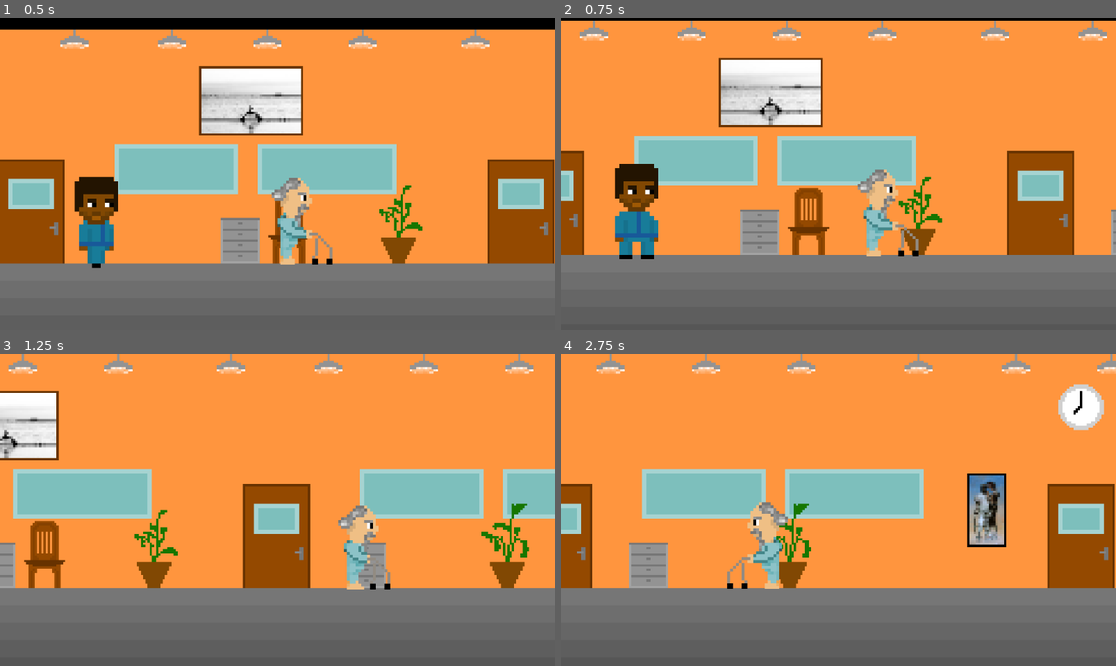
Above: before the commit, frames 1-4 (two rows, left to right).
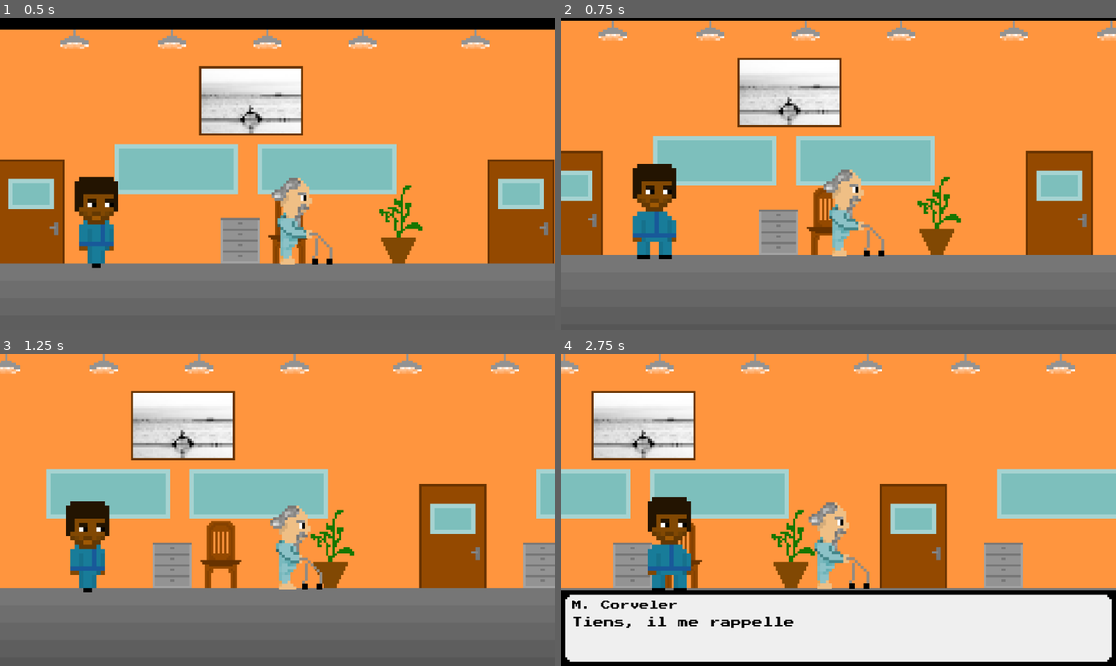
Above: after the commit, the same moments.

Repository: qcorveler/RGAME
Game: Godot game, scene res://Scenes/Levels/LevelIntro.tscn
The game is run twice, just before and just after one commit, with the same random seed, the same clock (stepped at 60 frames per second) and the same inputs. This scene is started directly instead of the project's main scene.
Inputs:
- Up to frame 1 (0.5 s): no input
- Up to frame 2 (0.75 s): tap Enter (ui_accept) at 0.5 s; hold D (move_right) from 0.53 s (still down); hold Enter (ui_accept) from 0.53 s (still down)
- Up to frame 3 (1.25 s): keep holding D (move_right); keep holding Enter (ui_accept); tap Space (jump) at 0.77, 0.8, 1.07 s
- Up to frame 4 (2.75 s): release Enter (ui_accept) at 1.28 s; tap Space (jump) at 1.35, 1.52, 1.82, 2.3 s; tap Enter (ui_accept) at 1.55 s; release D (move_right) at 2.03 s; hold A (move_left) from 2.03 s (still down); hold Q (interact_a) from 2.03 s (still down)

Frame 1 is identical in both runs. In frame 2, 18% of the frame differs, in the area x 1-100%, y 0-78%; in frame 3, 33%; in frame 4, 56%, in the area x 0-100%, y 0-100%.
Error before the commit: Invalid call. Nonexistent function 'size' in base 'Nil'. (res://Scripts/UI/dialogue_panel.gd:43)

Commit message:
Ajout du background, des murs, du sol et des limites de caméra

Diff:
--- a/raf-game/Scenes/Levels/LevelIntro.tscn
+++ b/raf-game/Scenes/Levels/LevelIntro.tscn
@@ -33,17 +33,6 @@
 "speed": 3.0
 }]
 
-[sub_resource type="GDScript" id="GDScript_ibo0l"]
-script/source = "extends AnimatedSprite2D
-
-#func _ready():
-	#var screen_size = get_viewport_rect().size
-	#var tex_size = sprite_frames.get_frame_texture(\"LevelIntro\", 0).get_size()
-	#var ratio = max(screen_size.x / tex_size.x, screen_size.y / tex_size.y)
-	#print(ratio)
-	#scale = Vector2(ratio, ratio)
-"
-
 [sub_resource type="SegmentShape2D" id="SegmentShape2D_jroud"]
 
 [sub_resource type="SegmentShape2D" id="SegmentShape2D_s7lup"]
@@ -63,7 +52,6 @@
 animation = &"LevelIntro"
 autoplay = "LevelIntro"
 centered = false
-script = SubResource("GDScript_ibo0l")
 
 [node name="WallLeft" type="StaticBody2D" parent="World"]
 collision_layer = 2
@@ -99,7 +87,8 @@
 
 [node name="PlayerRafVieux" parent="World" instance=ExtResource("8_jroud")]
 collision_mask = 3
-speed = 1000
+speed = 200
+jump_velocity = 0
 metadata/_edit_group_ = true
 
 [node name="UI" type="CanvasLayer" parent="."]
--- a/raf-game/Scenes/Levels/level_1.tscn
+++ b/raf-game/Scenes/Levels/level_1.tscn
@@ -1,16 +1,75 @@
-[gd_scene load_steps=4 format=3 uid="uid://bmm0ung1idq1m"]
+[gd_scene load_steps=9 format=3 uid="uid://bmm0ung1idq1m"]
 
 [ext_resource type="Script" uid="uid://bmp4vyb7ac0vk" path="res://Scripts/Level1/level_1.gd" id="1_4dpyx"]
 [ext_resource type="PackedScene" uid="uid://balwv05viq0lw" path="res://Scenes/Personnages/Player/Player.tscn" id="1_tlcug"]
+[ext_resource type="Texture2D" uid="uid://kelqe2yy72ii" path="res://Img/Background/level1/Level1.png" id="2_iixi8"]
 [ext_resource type="PackedScene" uid="uid://b2m46f548yywj" path="res://Scenes/UI/pause_menu.tscn" id="3_3mqfk"]
+
+[sub_resource type="SpriteFrames" id="SpriteFrames_cyadu"]
+animations = [{
+"frames": [{
+"duration": 1.0,
+"texture": ExtResource("2_iixi8")
+}],
+"loop": true,
+"name": &"default",
+"speed": 5.0
+}]
+
+[sub_resource type="SegmentShape2D" id="SegmentShape2D_cyadu"]
+a = Vector2(0, -1)
+b = Vector2(1, -2102)
+
+[sub_resource type="SegmentShape2D" id="SegmentShape2D_xgxfi"]
+a = Vector2(-2, -2100)
+b = Vector2(0, 0)
+
+[sub_resource type="SegmentShape2D" id="SegmentShape2D_iixi8"]
+a = Vector2(-1.9073486e-06, 517)
+b = Vector2(3734, 517)
 
 [node name="Level1" type="Node2D"]
 script = ExtResource("1_4dpyx")
 
 [node name="World" type="Node2D" parent="."]
 
+[node name="Background" type="Node2D" parent="World"]
+
+[node name="AnimatedBackground" type="AnimatedSprite2D" parent="World/Background"]
+position = Vector2(1866.9998, -401.99997)
+scale = Vector2(3.646701, 3.646701)
+sprite_frames = SubResource("SpriteFrames_cyadu")
+
+[node name="WallLeft" type="StaticBody2D" parent="World"]
+position = Vector2(0, 648)
+collision_layer = 2
+collision_mask = 3
+metadata/_edit_group_ = true
+
+[node name="CollisionShape2D" type="CollisionShape2D" parent="World/WallLeft"]
+position = Vector2(0, 1)
+shape = SubResource("SegmentShape2D_cyadu")
+
+[node name="WallRight" type="StaticBody2D" parent="World"]
+position = Vector2(3734, 648)
+collision_layer = 2
+collision_mask = 3
+
+[node name="CollisionShape2D" type="CollisionShape2D" parent="World/WallRight"]
+position = Vector2(1, 0)
+shape = SubResource("SegmentShape2D_xgxfi")
+
+[node name="Ground" type="StaticBody2D" parent="World"]
+position = Vector2(1.9073486e-06, 2.3841858e-07)
+collision_layer = 2
+collision_mask = 3
+
+[node name="GroundCollision" type="CollisionShape2D" parent="World/Ground"]
+shape = SubResource("SegmentShape2D_iixi8")
+
 [node name="Player" parent="World" instance=ExtResource("1_tlcug")]
-position = Vector2(302, 283)
+position = Vector2(393, 231)
+collision_mask = 3
 
 [node name="UI" type="CanvasLayer" parent="."]
 
--- a/raf-game/Scripts/Level1/level_1.gd
+++ b/raf-game/Scripts/Level1/level_1.gd
@@ -2,7 +2,21 @@
 
 @onready var world = $World
 @onready var player = world.get_node("Player")
+@onready var cam : Camera2D = player.get_node("Camera2D")
+@onready var background : AnimatedSprite2D = world.get_node("Background/AnimatedBackground")
+@onready var ground = $World/Ground/GroundCollision
 
 func _ready() :
+	# Gestion du background
+	var maxX = background.sprite_frames.get_frame_texture("default", 0).get_size().x*background.scale.x
+	var maxY = ground.shape.a.y + 130
+
+	print(maxY)
 	# Gestion du joueur
 	player.change_skin("skin_baby_raf")
+	print(player.position.y)
+
+	# Gestion de la caméra
+	cam.limit_bottom = maxY
+	cam.limit_right = maxX
+	cam.limit_left = 0
--- a/raf-game/Scripts/UI/dialogue_panel.gd
+++ b/raf-game/Scripts/UI/dialogue_panel.gd
@@ -57,7 +57,7 @@
 	inputIndicator.set_black(true) # Mets l'icon de l'indicateur en noir
 
 func _input(event):
-	if event.is_action_pressed("ui_accept") and finished and !GameState.wait_player_input:
+	if event.is_action_pressed("ui_accept") and finished and GameState.dialogue_active and !GameState.wait_player_input:
 		await fade_out_texts(1)
 		dialogueLabel.modulate.a = 1
 		finished = false
--- a/raf-game/Scripts/player.gd
+++ b/raf-game/Scripts/player.gd
@@ -2,7 +2,7 @@
 
 @export var gravity = 1500
 @export var speed = 200 #500
-@export var jump_velocity = 0 #-1000
+@export var jump_velocity = -1000
 
 @export var acceleration = 0.2
 
Binary file added: raf-game/Img/Background/level1/Level1.png
Not shown, added: raf-game/Img/Background/level1/Level1.png.import
Not shown: 1 places in raf-game/Scenes/Levels/LevelIntro.tscn that only renumber resources
Not shown, added: RES/backgrounds/Level1/Level1.png
